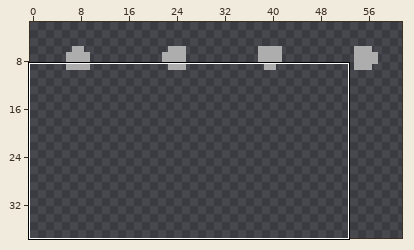
Sprite sheet, stored at res/misc.png. The first picture is a wide view before the edit; the outline marks the close-up.
Close-up. Earlier state:
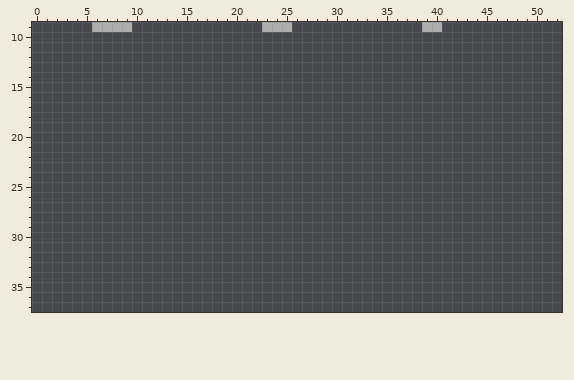
The file is 128x128 pixels. Shown: x 0..52, y 9..37. The wide view leaves out empty margins.
After the commit:
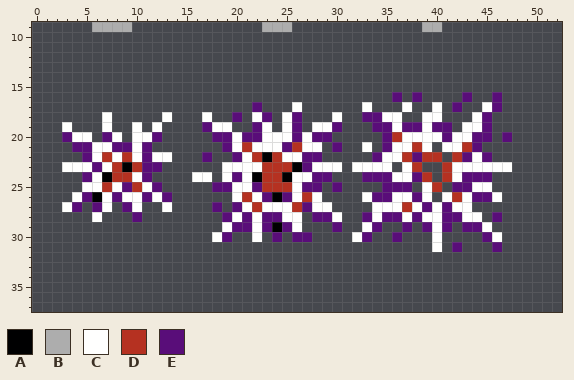
Palette (. is transparent): A #000001  B #adadad  C #fffffe  D #b53121  E #590d79
Difference:
y 16: x 36 . -> E; x 38 . -> E; x 43 . -> E; x 46 . -> E
y 17: x 22 . -> E; x 26 . -> C; x 33 . -> C; x 37 . -> C; x 40 . -> C; x 42 . -> E; x 45..46 .. -> CE
y 18: x 7 . -> C; x 13 . -> C; x 17 . -> C; x 20 . -> E; x 22..23 .. -> CE; x 25..26 .. -> CE; x 30 . -> C; x 33..36 .... -> EECC; x 39..40 .. -> CC; x 44..45 .. -> CE
y 19: x 3 . -> C; x 7 . -> C; x 10 . -> C; x 12 . -> C; x 17..19 ... -> ECC; x 22..23 .. -> EC; x 25..26 .. -> CE; x 28..30 ... -> CCE; x 34..41 ........ -> EECEECEE; x 43..45 ... -> CCE
y 20: x 3..5 ... -> ECC; x 7..8 .. -> EC; x 10..12 ... -> CCE; x 18..29 ............ -> EECEECCCECEE; x 35..45 ........... -> EDCCCCECCEE; x 47 . -> E
y 21: x 4..11 ........ -> EECCEECE; x 19..28 .......... -> ECDCCCEDCC; x 30 . -> E; x 33 . -> C; x 35..39 ..... -> ECCDC; x 41..44 .... -> CCDE
y 22: x 5..13 ......... -> ECDCDCECC; x 17 . -> E; x 20..28 ......... -> ECDADCCEE; x 34..40 ....... -> ECCDEDD; x 42..45 .... -> DECE
y 23: x 3..12 .......... -> CCCECDADEE; x 19..30 ............ -> CCCCDDDAECCC; x 32..35 .... -> CCCC; x 37..38 .. -> CD; x 41..47 ....... -> DCCCCCC
y 24: x 5..11 ....... -> ECADDCE; x 16..17 .. -> CC; x 19..29 ........... -> CECADDACCEE; x 33..39 ....... -> EEECCED; x 41..45 ..... -> DCEEE
y 25: x 5..12 ........ -> CCDCEDCE; x 18..28 ........... -> EECCEDDDCEE; x 30 . -> E; x 35..37 ... -> EEE; x 39..40 .. -> CD; x 42..45 .... -> EECC
y 26: x 4..13 .......... -> CEACECCECE; x 20..28 ......... -> CDCEAECDC; x 33..39 ....... -> CEECCEC; x 41..46 ...... -> CDCEEC
y 27: x 3..4 .. -> CE; x 6..7 .. -> EC; x 9..10 .. -> EC; x 13 . -> C; x 18 . -> E; x 20..29 .......... -> ECDCCCDECC; x 34..43 .......... -> CCCDCECECC
y 28: x 6 . -> C; x 10 . -> E; x 19..26 ........ -> ECECEECC; x 28..30 ... -> EEC; x 33..44 ............ -> ECEECECCEECC; x 46 . -> E
y 29: x 19..26 ........ -> CEECEAEC; x 30 . -> E; x 33..34 .. -> CE; x 37 . -> E; x 39..41 ... -> ECE; x 43..45 ... -> EEC
y 30: x 18..19 .. -> CE; x 22 . -> C; x 24 . -> E; x 26..27 .. -> EE; x 32..33 .. -> CE; x 36 . -> E; x 40 . -> C; x 45..46 .. -> EC
y 31: x 40 . -> C; x 42 . -> E; x 46 . -> E
